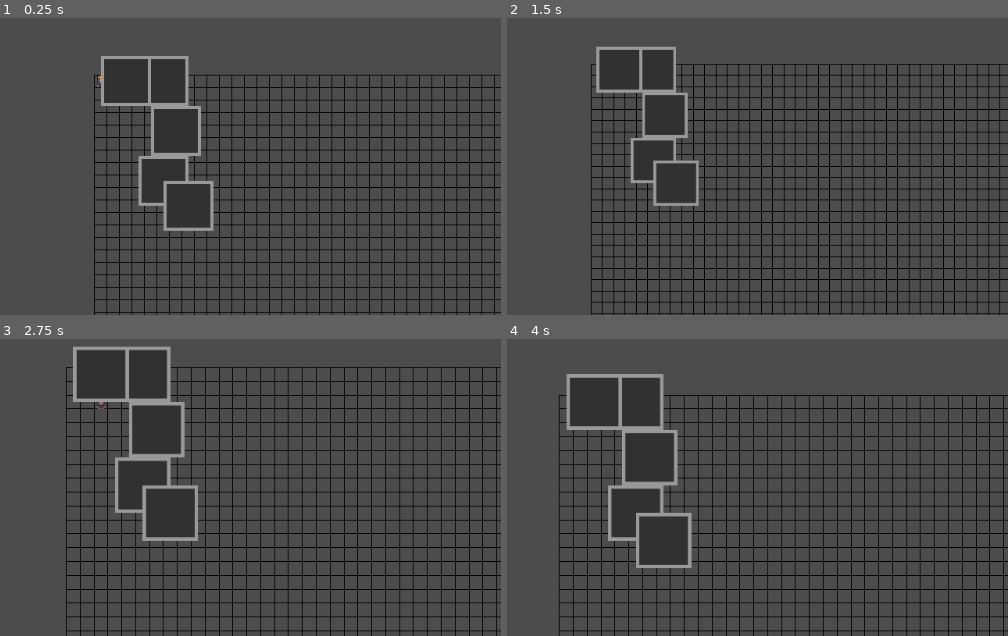
Above: before the commit, frames 1-4 (two rows, left to right).
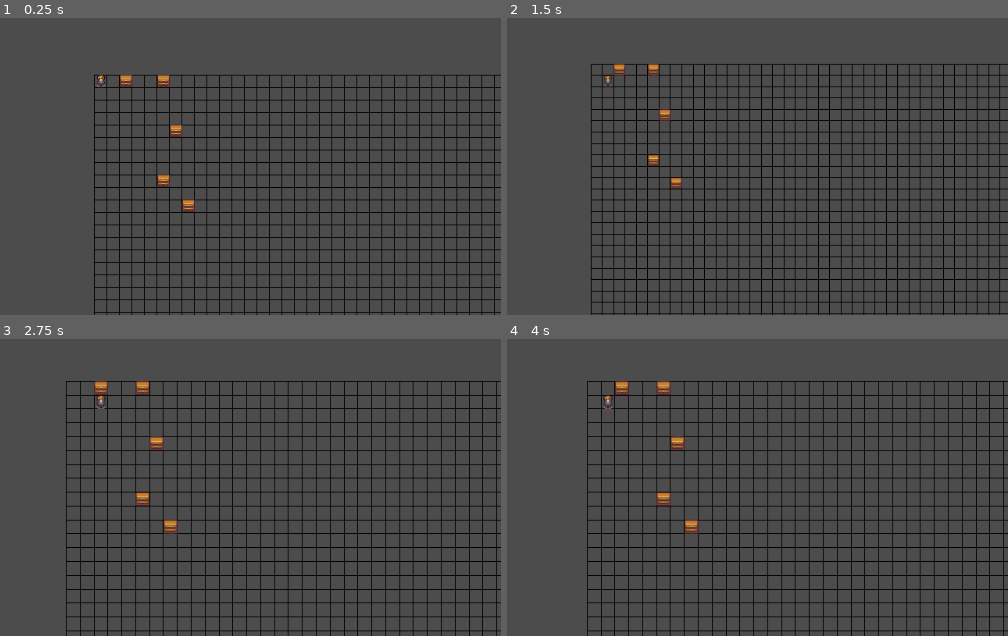
Above: after the commit, the same moments.

Repository: CalinDale/RogueGame
Game: Godot game, scene res://Scenes/game/Game.tscn
Two runs of this game, one before a commit and one after it. Both use one fixed random seed, a clock stepped at 60 frames per second and the inputs below.
Inputs (mouse positions are in pixels of both pictures, inside the frame that each line leads up to):
- Up to frame 1 (0.25 s): no input
- Up to frame 2 (1.5 s): tap Enter at 0.5 s; move the mouse to (782, 56) at 0.52 s; hold D (move_east) 0.53-1.28 s; tap Mouse wheel up (zoom_in) at 0.6 s; tap Middle mouse button (zoom_reset) at 1.25 s; move the mouse to (outside the picture) at 1.27 s; hold S (move_south) from 1.28 s (still down); tap Mouse wheel down (zoom_out) at 1.35 s
- Up to frame 3 (2.75 s): tap Middle mouse button (zoom_reset) at 2 s; move the mouse to (outside the picture) at 2.02 s; release S (move_south) at 2.03 s; hold D (move_east) from 2.03 s (still down); tap Mouse wheel up (zoom_in) at 2.1 s
- Up to frame 4 (4 s): tap Middle mouse button (zoom_reset) at 2.75, 3.5 s; move the mouse to (567, 496) at 2.77 s; release D (move_east) at 2.78 s; hold W (move_north) 2.78-3.53 s; tap Mouse wheel down (zoom_out) at 2.85 s; move the mouse to (847, 472) at 3.52 s; hold A (move_west) from 3.53 s (still down); tap Mouse wheel up (zoom_in) at 3.6 s

The runs differ from the first frame. In frame 1, 6.6% of the frame differs, in the area x 20-43%, y 12-72%; in frame 2, 5.2%; in frame 3, 8.5%; in frame 4, 9.4%, in the area x 10-100%, y 11-100%.

Commit message:
Implemented Pawn
Made Pawn as an ancestor scene to Player and Obstacle

Diff:
--- a/Obstacle.tscn
+++ /dev/null
@@ -1,8 +0,0 @@
-[gd_scene load_steps=2 format=2]
-
-[ext_resource path="res://sprites/obstacle.png" type="Texture" id=1]
-
-[node name="Obstacle" type="Node2D"]
-
-[node name="Sprite" type="Sprite" parent="."]
-texture = ExtResource( 1 )
--- a/Scenes/game/Grid.gd
+++ b/Scenes/game/Grid.gd
@@ -5,7 +5,7 @@
 
 var _grid = {}
 
-onready var Obstacle = preload("res://Obstacle.tscn")
+onready var Obstacle = preload("res://Scenes/obstacle/Obstacle.tscn")
 
 # Called when the node enters the scene tree for the first time.
 func _ready():
@@ -25,10 +25,13 @@
 			positions.append(grid_pos)
 
 	for pos in positions:
-		var new_obstacle = Obstacle.instance()
-		add_child(new_obstacle)
-		new_obstacle.position = (map_to_world(pos) + half_tile_size)
-		_grid[pos] = new_obstacle
+		_place_scene(Obstacle, pos)
+
+func _place_scene(Scene, position):
+	var new_scene = Scene.instance()
+	add_child(new_scene)
+	new_scene.position = (map_to_world(position) + half_tile_size)
+	_grid[position] = new_scene
 
 func request_move(pawn, direction):
 	var cell_start = world_to_map(pawn.position)
--- /dev/null
+++ b/Scenes/obstacle/Obstacle.gd
@@ -0,0 +1,13 @@
+extends "res://Scenes/pawn/Pawn.gd"
+
+# Declare member variables here. Examples:
+# var a = 2
+# var b = "text"
+
+# Called when the node enters the scene tree for the first time.
+func _ready():
+	pass # Replace with function body.
+
+# Called every frame. 'delta' is the elapsed time since the previous frame.
+#func _process(delta):
+#	pass
--- /dev/null
+++ b/Scenes/obstacle/Obstacle.tscn
@@ -0,0 +1,11 @@
+[gd_scene load_steps=3 format=2]
+
+[ext_resource path="res://Scenes/pawn/Pawn.tscn" type="PackedScene" id=1]
+[ext_resource path="res://sprites/Lanea Zimmerman Tiny16 basic/basictiles.png" type="Texture" id=2]
+
+[node name="Obstacle" index="0" instance=ExtResource( 1 )]
+
+[node name="Sprite" parent="." index="0"]
+texture = ExtResource( 2 )
+region_enabled = true
+region_rect = Rect2( 112, 96, 16, 16 )
--- /dev/null
+++ b/Scenes/pawn/Pawn.gd
@@ -0,0 +1,17 @@
+extends Node2D
+
+# Declare member variables here. Examples:
+# var a = 2
+# var b = "text"
+
+enum COLLISION_LAYERS {NORMAL, NONE}
+
+export(COLLISION_LAYERS) var collision = COLLISION_LAYERS.NORMAL
+
+# Called when the node enters the scene tree for the first time.
+func _ready():
+	pass # Replace with function body.
+
+# Called every frame. 'delta' is the elapsed time since the previous frame.
+#func _process(delta):
+#	pass
--- /dev/null
+++ b/Scenes/pawn/Pawn.tscn
@@ -0,0 +1,8 @@
+[gd_scene load_steps=2 format=2]
+
+[ext_resource path="res://Scenes/pawn/Pawn.gd" type="Script" id=1]
+
+[node name="Pawn" type="Node2D"]
+script = ExtResource( 1 )
+
+[node name="Sprite" type="Sprite" parent="."]
--- a/Scenes/player/Player.gd
+++ b/Scenes/player/Player.gd
@@ -1,4 +1,4 @@
-extends KinematicBody2D
+extends "res://Scenes/pawn/Pawn.gd"
 
 onready var grid = get_parent()
 onready var _move_pause: Timer = get_node("MovePause")
--- a/Scenes/player/Player.tscn
+++ b/Scenes/player/Player.tscn
@@ -1,26 +1,26 @@
-[gd_scene load_steps=5 format=2]
+[gd_scene load_steps=6 format=2]
 
-[ext_resource path="res://Scenes/player/Player.gd" type="Script" id=1]
-[ext_resource path="res://sprites/Lanea Zimmerman Tiny16 basic/characters.png" type="Texture" id=2]
-[ext_resource path="res://Scenes/player/MovePause.gd" type="Script" id=3]
-[ext_resource path="res://Scenes/player/Camera2D.gd" type="Script" id=4]
+[ext_resource path="res://Scenes/pawn/Pawn.tscn" type="PackedScene" id=1]
+[ext_resource path="res://Scenes/player/Player.gd" type="Script" id=2]
+[ext_resource path="res://sprites/Lanea Zimmerman Tiny16 basic/characters.png" type="Texture" id=3]
+[ext_resource path="res://Scenes/player/MovePause.gd" type="Script" id=4]
+[ext_resource path="res://Scenes/player/Camera2D.gd" type="Script" id=5]
 
-[node name="Player" type="KinematicBody2D"]
-script = ExtResource( 1 )
+[node name="Player" index="0" instance=ExtResource( 1 )]
+script = ExtResource( 2 )
 
-[node name="Sprite" type="Sprite" parent="."]
-texture = ExtResource( 2 )
+[node name="Sprite" parent="." index="0"]
+texture = ExtResource( 3 )
 region_enabled = true
 region_rect = Rect2( 64, 0, 16, 16 )
 
-[node name="MovePause" type="Timer" parent="."]
+[node name="MovePause" type="Timer" parent="." index="1"]
 wait_time = 0.4
-one_shot = true
-script = ExtResource( 3 )
+script = ExtResource( 4 )
 
-[node name="Camera2D" type="Camera2D" parent="."]
+[node name="Camera2D" type="Camera2D" parent="." index="2"]
 current = true
 drag_margin_h_enabled = false
 drag_margin_v_enabled = false
-script = ExtResource( 4 )
+script = ExtResource( 5 )
 [connection signal="timeout" from="MovePause" to="MovePause" method="_on_MovePause_timeout"]
